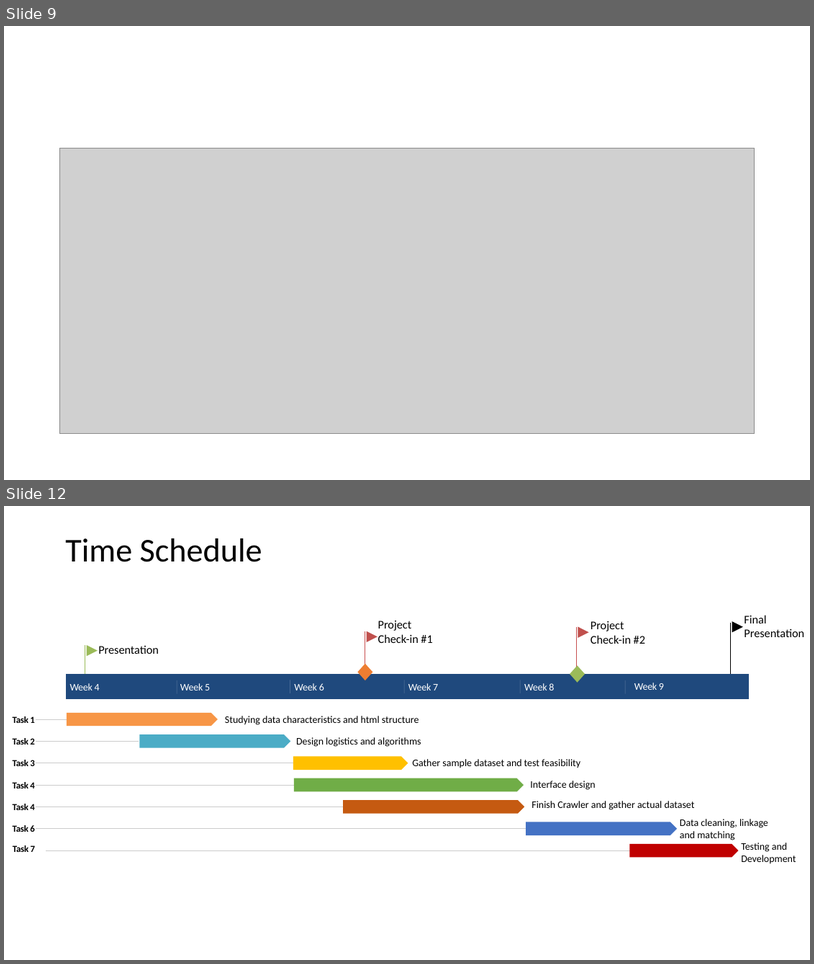
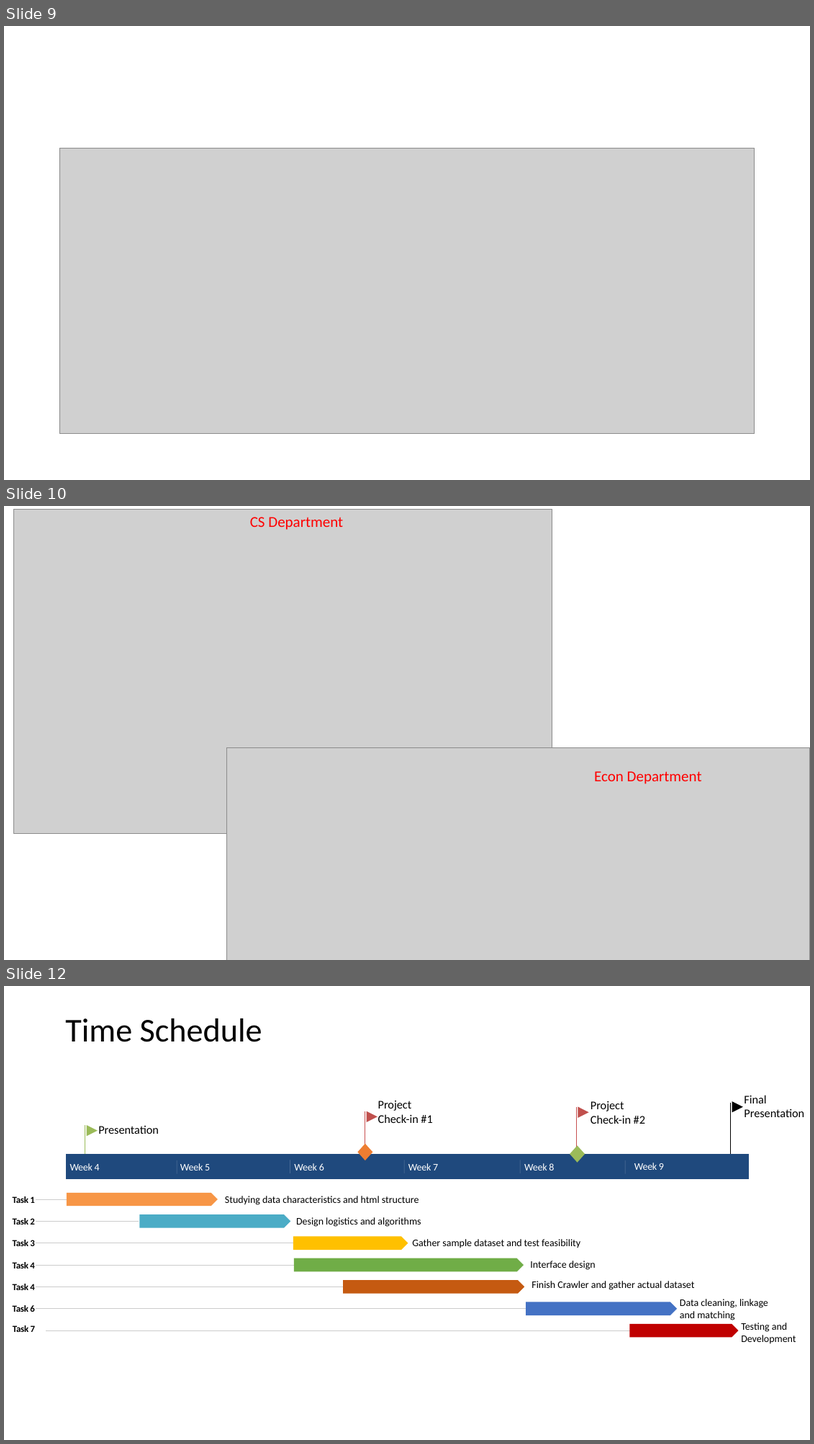
Before and after one commit to magicahan/Project_Alda, a slide deck: proposal/presentation/Project_ALDA.pptx. Shown one above the other, each under a label of ours: slides 9 and 12 before the commit, slides 9, 10 and 12 after it; the slides between them are not shown. The pictures are 814x964 and 814x1444 pixels, drawn with LibreOffice and Linux fonts; fonts in the diff are those of the drawing; grey boxes stand for pictures. Boxes give left, top, right and bottom in pixels: in the first picture for what was removed or moved away, otherwise in the second. Text is boxed around its words. In the diff, an @@ line names an element or a change of style, - is before the commit and + after.

Commit message:
updated slides

```diff
--- a/proposal/presentation/Project_ALDA.pptx
+++ b/proposal/presentation/Project_ALDA.pptx
@@ slide 10 added at <box>4,506,810,960</box>, background #FFFFFF @@
@@ picture added at <box>13,510,553,834</box> @@
@@ text added at <box>250,517,343,530</box>, 18 pt, text #FF0000 @@
+CS Department
@@ picture added at <box>227,747,810,960</box> @@
@@ text added at <box>594,771,702,784</box>, 18 pt, text #FF0000 @@
+Econ Department
```
Also in this commit, not shown: 1 slide removed.
